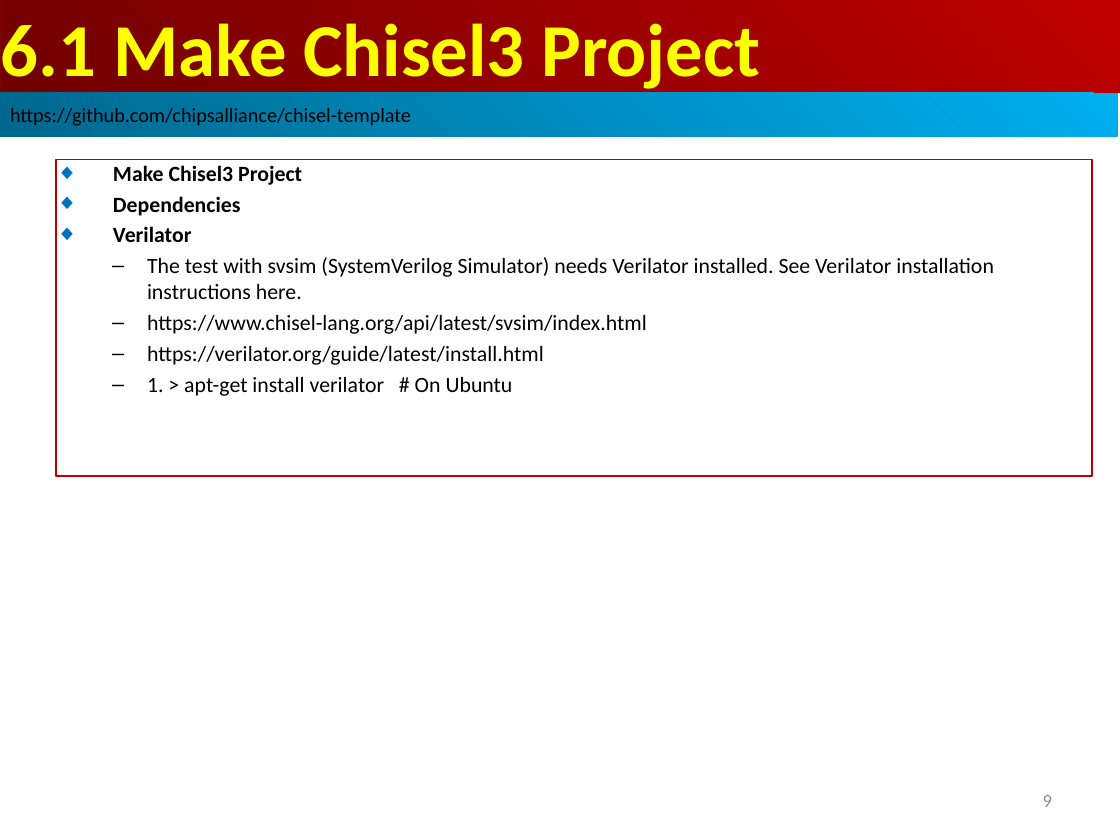
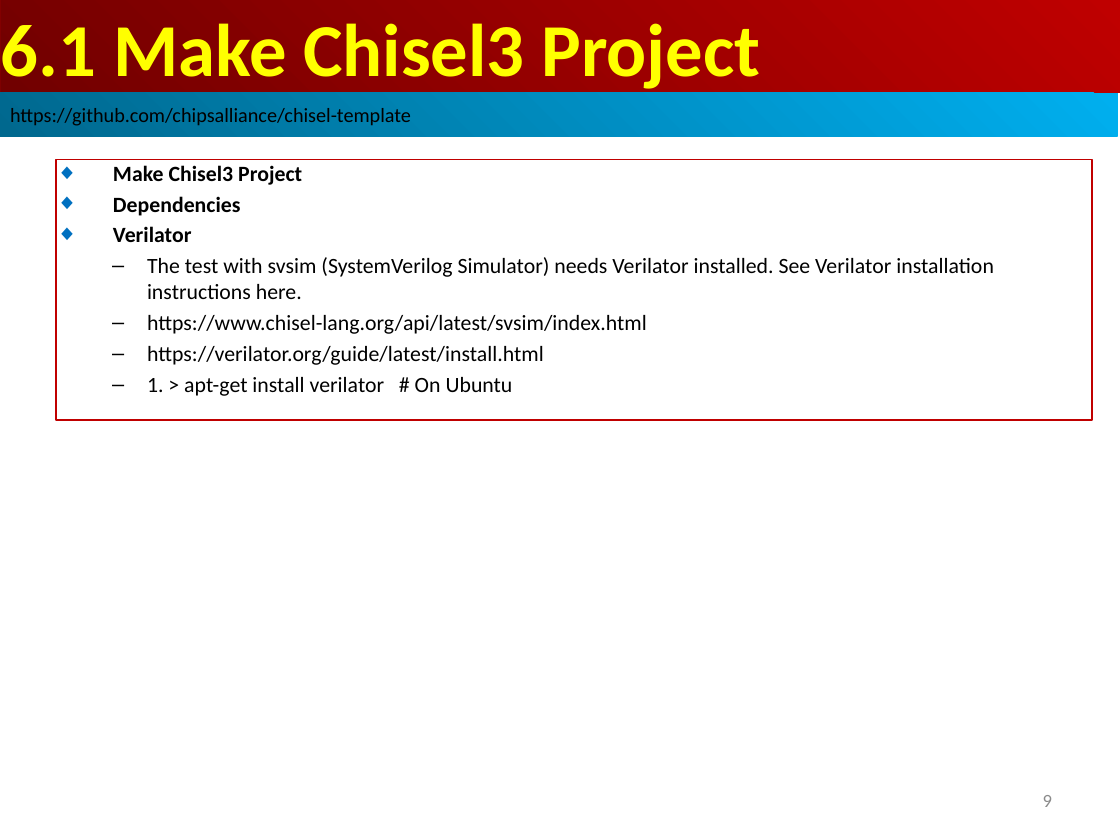
Before and after one commit to peterhchen/AIU_CS800_Chisel, a slide deck: slide 9 of 700_Dev_Guide/006_Project/000_Video/006_Project.ppt. Drawn at 1120x840 pixels with LibreOffice and Linux fonts; fonts in the diff are those of the drawing. Boxes give left, top, right and bottom in pixels: in the first picture for what was removed or moved away, otherwise in the second. Text is boxed around its words. In the diff, an @@ line names an element or a change of style, - is before the commit and + after.

```diff
--- a/700_Dev_Guide/006_Project/000_Video/006_Project.ppt
+++ b/700_Dev_Guide/006_Project/000_Video/006_Project.ppt
@@ rectangle "Make Chisel3 Project": place and size @@
-rectangle "Make Chisel3 Project" at [56, 159, 1092, 476]
+rectangle "Make Chisel3 Project" at [56, 159, 1092, 420]
```
Also in this commit, not shown: 2 slides added.
